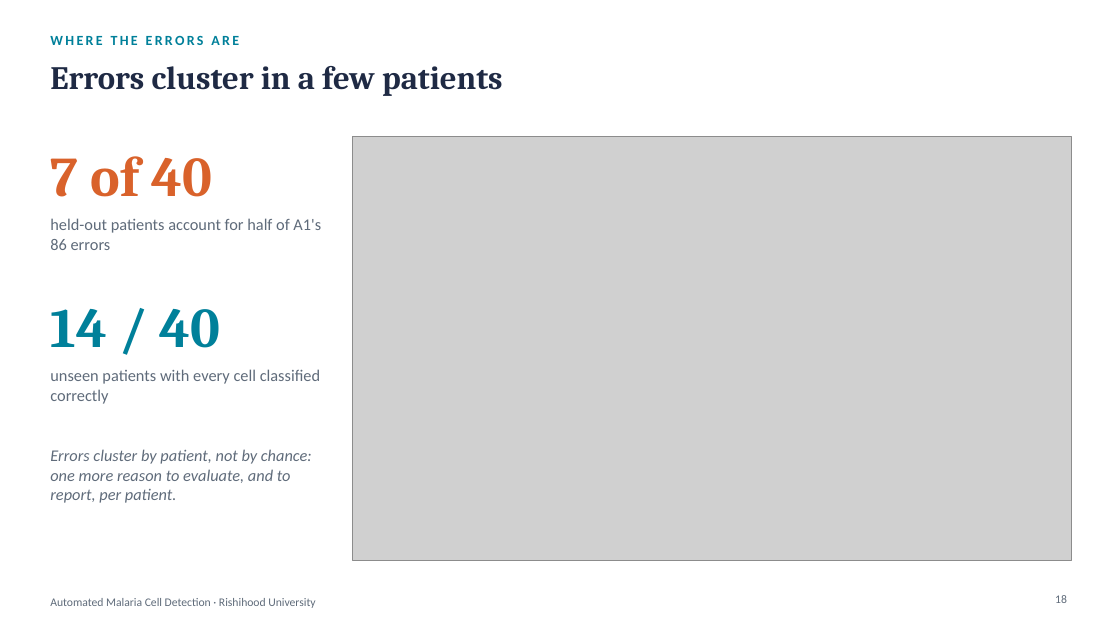
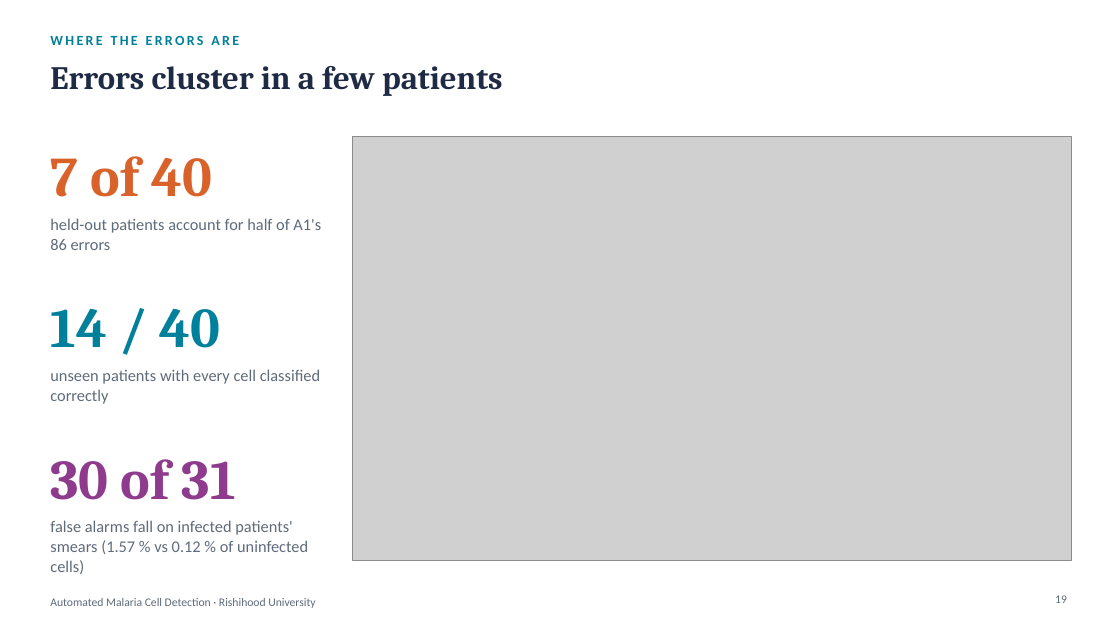
Before and after one commit to amathziah/malaria-detection, a slide deck: slide 19 of slides/Malaria_Phase3_Final.pptx (slide 18 before the commit). Drawn at 1120x630 pixels with LibreOffice and Linux fonts; fonts in the diff are those of the drawing; grey boxes stand for pictures. Boxes give left, top, right and bottom in pixels: in the first picture for what was removed or moved away, otherwise in the second. Text is boxed around its words. In the diff, an @@ line names an element or a change of style, - is before the commit and + after.

```diff
--- a/slides/Malaria_Phase3_Final.pptx
+++ b/slides/Malaria_Phase3_Final.pptx
@@ text "30 of 31" at [50, 459, 236, 500]: vertical alignment top to middle @@
@@ text at [50, 459, 236, 500]: text changed; size 14 to 48 pt; font Calibri to Cambria; text colour #5F6B7A to #8E3B8E; bold on; italic off @@
-Errors cluster by patient, not by chance: one more reason to evaluate, and to report, per patient.
+30 of 31
@@ text added at [50, 520, 308, 574], 14 pt, text #5F6B7A @@
+false alarms fall on infected patients' smears (1.57 % vs 0.12 % of uninfected cells)
```
Also in this commit, not shown: 7 other slides changed, 2 slides added, 5 other files.
